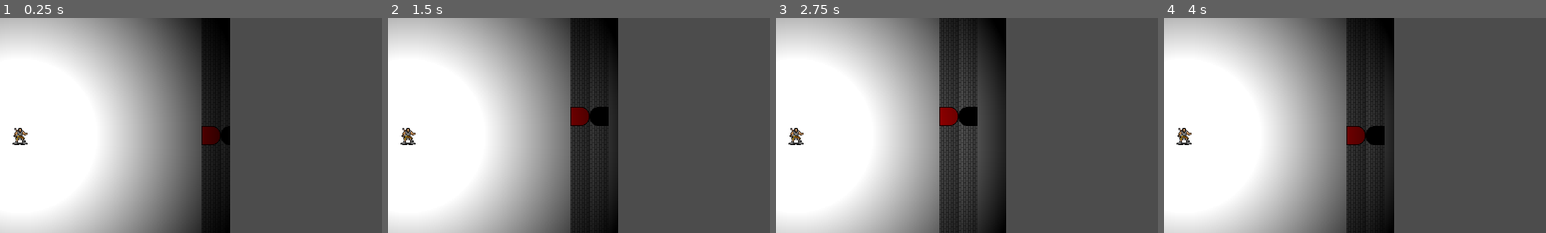
Above: before the commit, frames 1-4 (left to right).
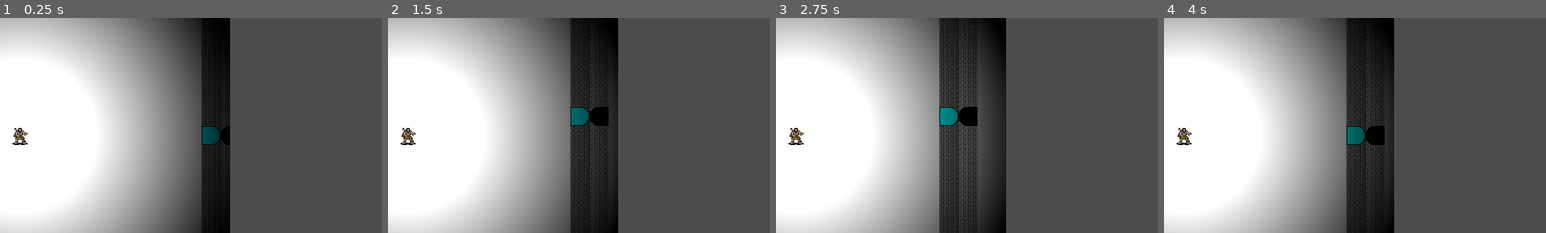
Above: after the commit, the same moments.

Repository: playdeezgames/TheBlueRoom
Game: Godot game, scene res://Main.tscn
Same seed, same stepped clock (60 frames per second), same inputs: the game is played once before the commit and once after it.
Inputs:
- Up to frame 1 (0.25 s): no input
- Up to frame 2 (1.5 s): tap Enter at 0.5 s; hold Right (ui_right) 0.53-1.28 s; tap Space at 1.25 s; hold Down (ui_down) from 1.28 s (still down)
- Up to frame 3 (2.75 s): tap Enter at 2 s; release Down (ui_down) at 2.03 s; hold Right (ui_right) from 2.03 s (still down)
- Up to frame 4 (4 s): tap Space at 2.75 s; release Right (ui_right) at 2.78 s; hold Up (ui_up) 2.78-3.53 s; tap Enter at 3.5 s; hold Left (ui_left) from 3.53 s (still down)
The pictures show only the part of the screen within x 25-75%, y 22-72%; the shares and areas given below are measured in that part.

The runs differ from the first frame. In frame 1, 0.3% of the frame differs, in the area x 53-58%, y 50-59%; in frame 2, 0.4%; in frame 3, 0.4%, in the area x 42-48%, y 41-51%; in frame 4, 0.4%.

Commit message:
i have more colored doors

Diff:
--- a/src/BoardRenderer.gd
+++ b/src/BoardRenderer.gd
@@ -12,7 +12,7 @@
 			get_node(terrain_tilemap).set_cell(dst_column+column, dst_row+row, $Templates.get_cell(src_column+column, src_row+row))
 
 func add_door_item(dst_column, dst_row, direction):
-	var door_color = "Red"
+	var door_color = world.generate_door_color()
 	var item_name = world.door_table[door_color][direction]
 	get_node(items_tilemap).set_cell(dst_column, dst_row, world.tiles_table[item_name])
 
--- a/src/World/World.gd
+++ b/src/World/World.gd
@@ -1,5 +1,6 @@
 extends Resource
 
+var rng = RandomNumberGenerator.new()
 var tiles_table = {}
 var tile_names = {}
 func make_tile_table(tile_set):
@@ -79,6 +80,17 @@
 	"Blue":2,
 	"Magenta":1,
 }
+
+func generate_door_color():
+	var total = 0
+	for key in door_generator:
+		total+=door_generator[key]
+	var generated = rng.randi_range(0,total-1)
+	for key in door_generator:
+		if generated<door_generator[key]:
+			return key
+		generated-=door_generator[key]
+
 var items = {
 	"North Red Door":{
 		"is_door": true,
Not shown, changed: README.md
